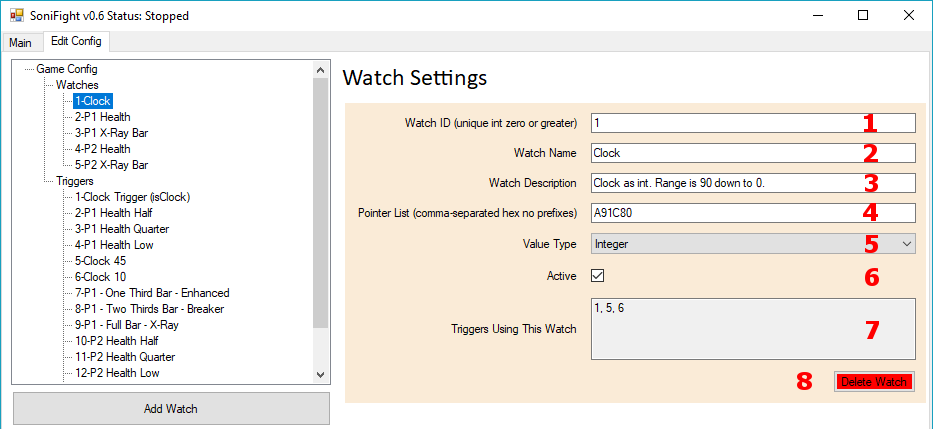
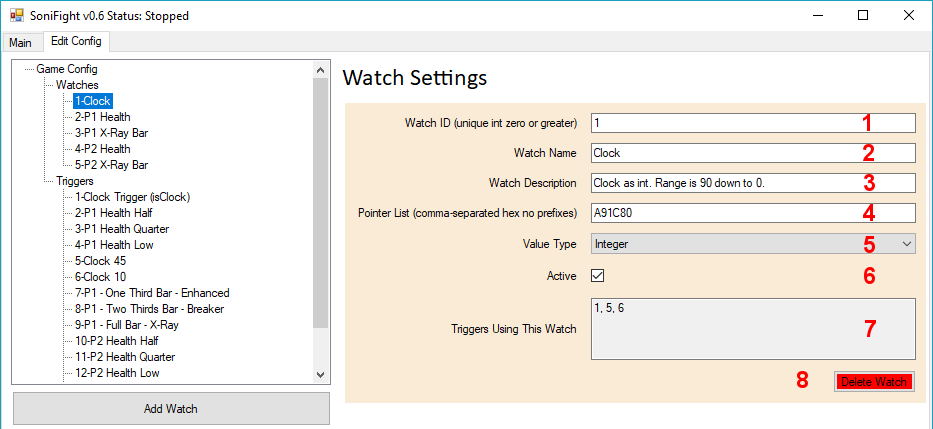
The second 933×429 image is a revision of the first. Changes to its layers:
painted on "7" over (x1=865, y1=320, x2=879, y2=339)
painted on "6" over (x1=864, y1=267, x2=879, y2=286)
painted on "5" over (x1=864, y1=235, x2=878, y2=253)
painted on "4" over (x1=863, y1=203, x2=878, y2=221)
painted on "3" over (x1=864, y1=174, x2=878, y2=192)
painted on "2" over (x1=863, y1=144, x2=878, y2=162)
painted on "1" over (x1=863, y1=114, x2=877, y2=132)
painted on "8" over (x1=797, y1=371, x2=812, y2=390)
